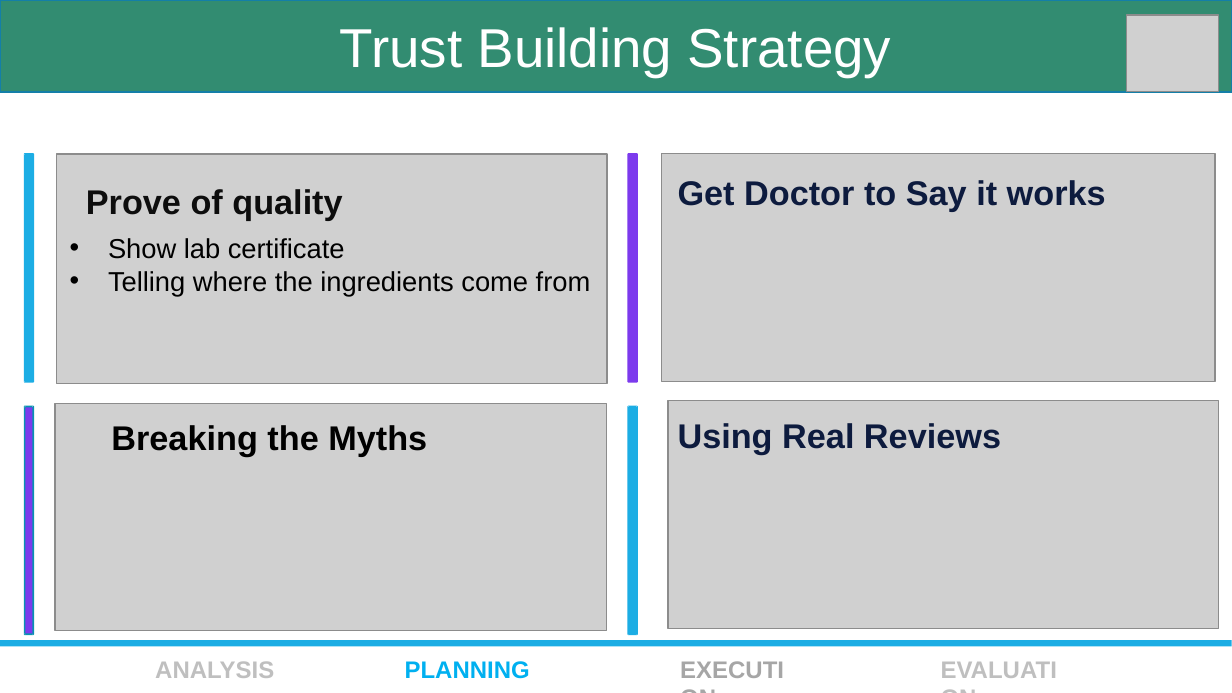
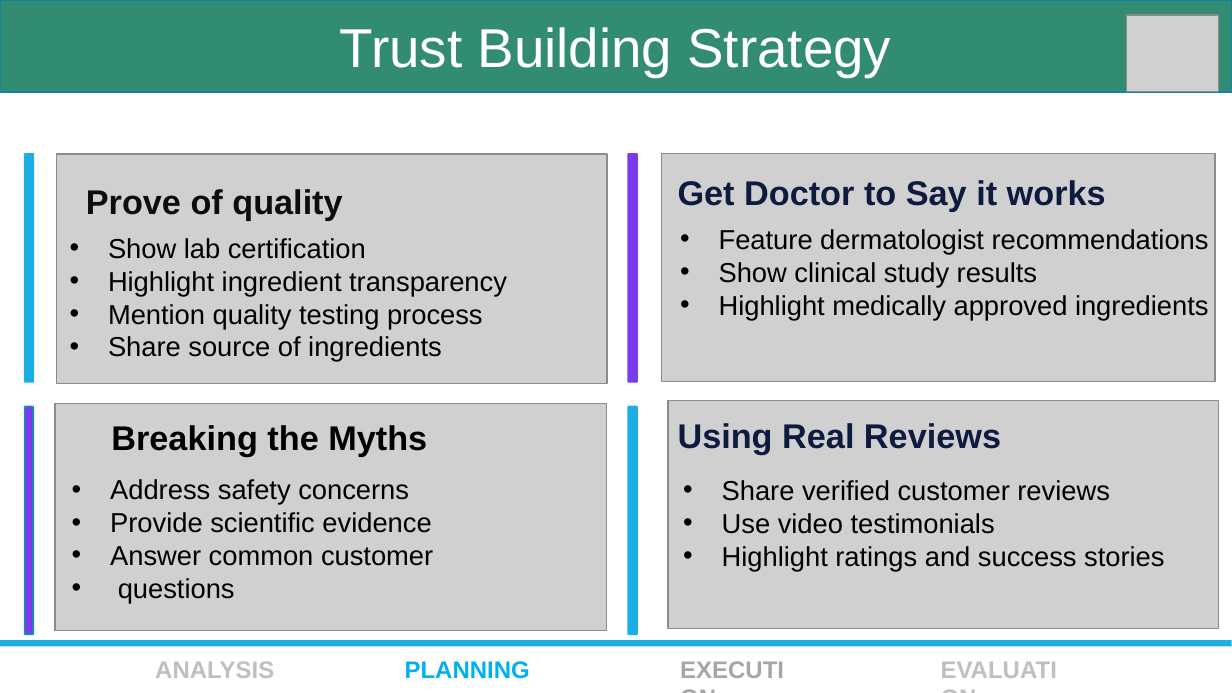
Before and after one commit to shohan12727/Business-Case, a slide deck: slide 5 of SkinCafeSunFunday/Skin-Cafe-Solution.pptx. Drawn at 1232x693 pixels with LibreOffice and Linux fonts; fonts in the diff are those of the drawing; grey boxes stand for pictures. Boxes give left, top, right and bottom in pixels: in the first picture for what was removed or moved away, otherwise in the second. Text is boxed around its words. In the diff, an @@ line names an element or a change of style, - is before the commit and + after.

```diff
--- a/SkinCafeSunFunday/Skin-Cafe-Solution.pptx
+++ b/SkinCafeSunFunday/Skin-Cafe-Solution.pptx
@@ text at (108,238,507,362): text changed @@
-• Show lab certificate
-• Telling where the ingredients come from
+• Show lab certification
+• Highlight ingredient transparency
+• Mention quality testing process
+• Share source of ingredients
@@ text added at (719,229,1209,320), 16 pt, text #000000 @@
+• Feature dermatologist recommendations
+• Show clinical study results
+• Highlight medically approved ingredients
@@ text added at (110,479,433,604), 16 pt, text #000000 @@
+• Address safety concerns
+• Provide scientific evidence
+• Answer common customer
+• questions
@@ text added at (722,480,1164,571), 16 pt, text #000000 @@
+• Share verified customer reviews
+• Use video testimonials
+• Highlight ratings and success stories
```
Also in this commit, not shown: 3 other slides changed, 5 slides added, 2 slides removed, 4 other files.
